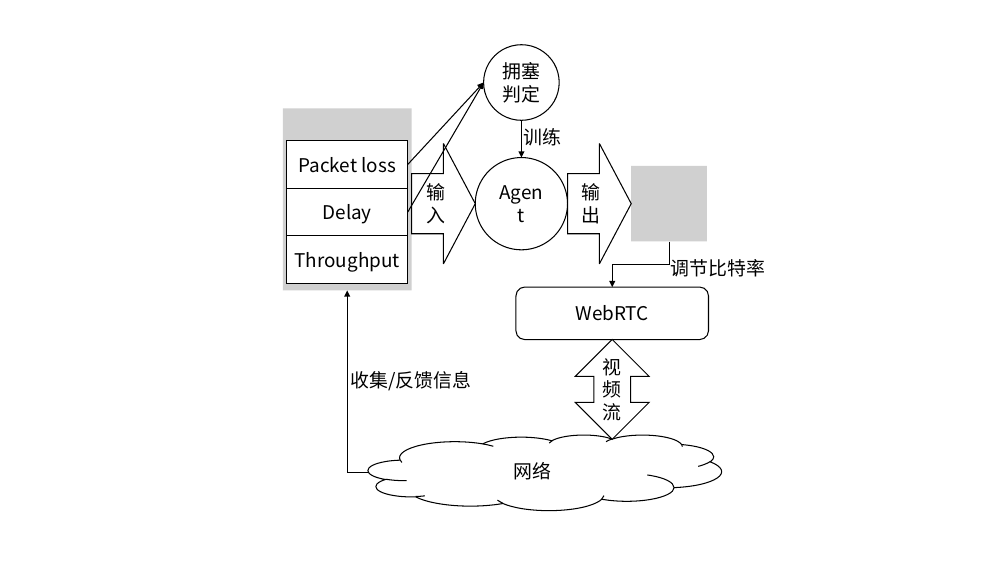
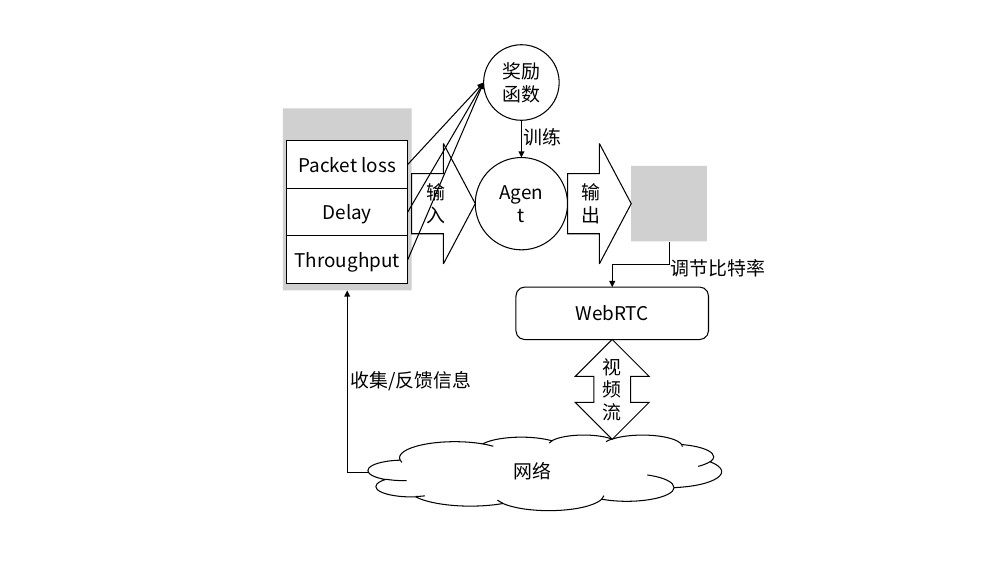
Before and after one commit to yindaheng98/My-docs, a slide deck: slide 1 of 作业和实验/《人工智能》课程论文/(研一)人工智能寒假作业/人工智能应用设计报告/图.pptx. Drawn at 1008x567 pixels with LibreOffice and Linux fonts; fonts in the diff are those of the drawing; grey boxes stand for pictures. Boxes give left, top, right and bottom in pixels: in the first picture for what was removed or moved away, otherwise in the second. Text is boxed around its words. In the diff, an @@ line names an element or a change of style, - is before the commit and + after.

```diff
--- a/作业和实验/《人工智能》课程论文/(研一)人工智能寒假作业/人工智能应用设计报告/图.pptx
+++ b/作业和实验/《人工智能》课程论文/(研一)人工智能寒假作业/人工智能应用设计报告/图.pptx
@@ arrow added from (408, 260) to (484, 82), #000000 1 pt @@
@@ text in ellipse at bbox=[502, 62, 540, 103]: text changed @@
-拥塞判定
+奖励函数
```
Also in this commit, not shown: 4 other files.
